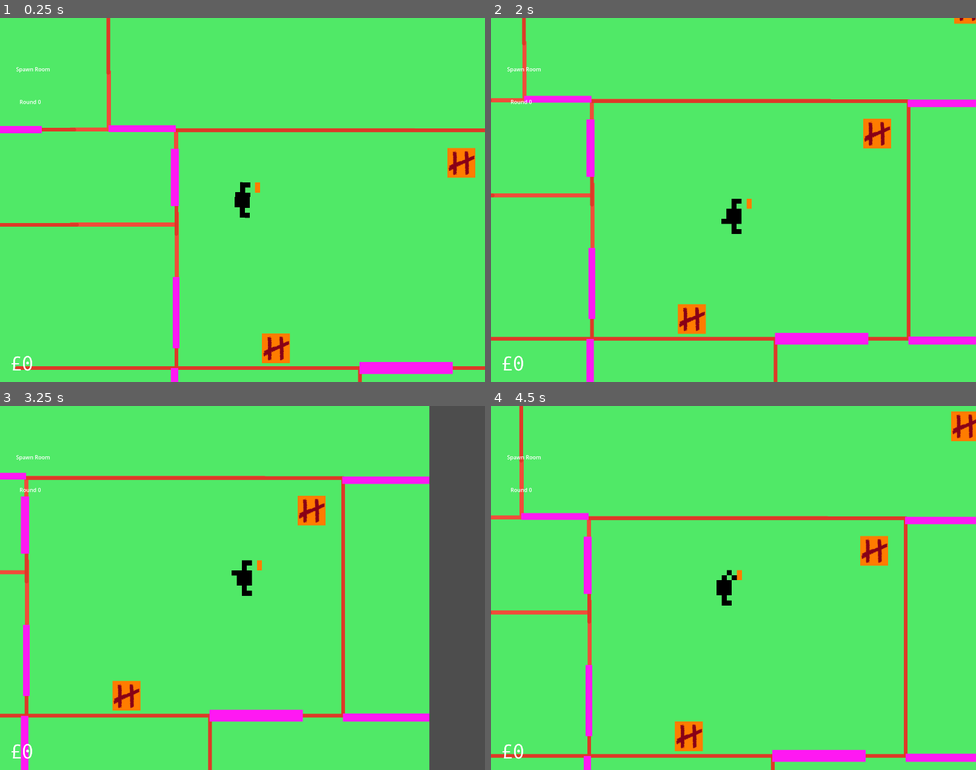
Above: before the commit, frames 1-4 (two rows, left to right).
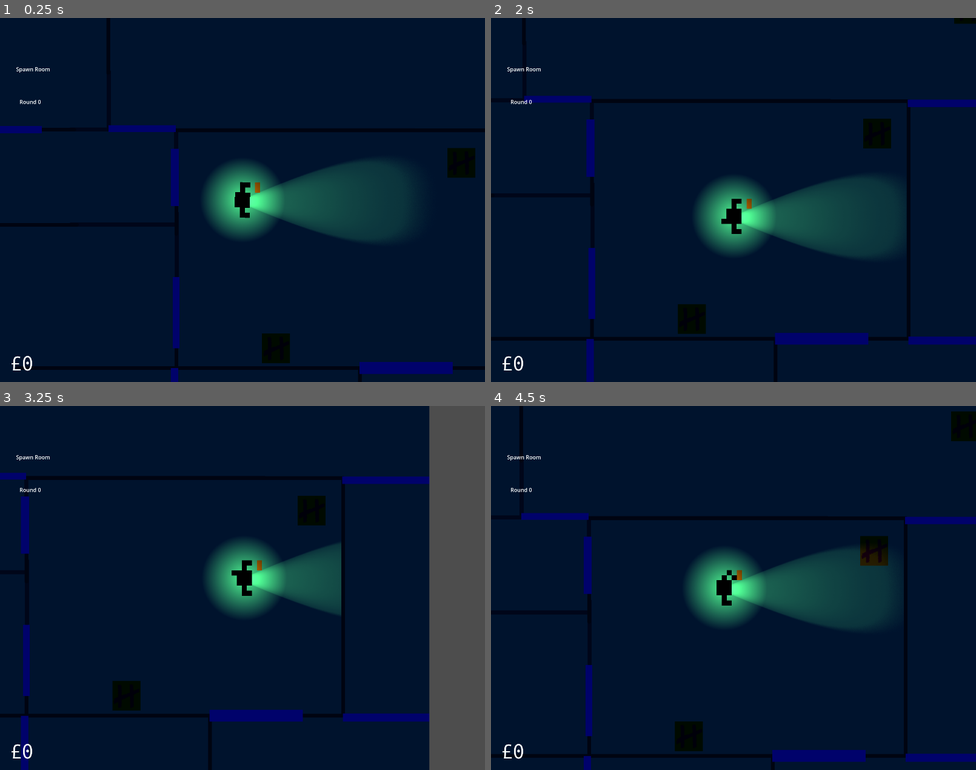
Above: after the commit, the same moments.

Repository: hamzuh/DoubleTap
Game: Godot game, scene res://basescene.tscn
Same seed, same stepped clock (60 frames per second), same inputs: the game is played once before the commit and once after it.
Inputs (mouse positions are in pixels of both pictures, inside the frame that each line leads up to):
- Up to frame 1 (0.25 s): no input
- Up to frame 2 (2 s): tap Enter (ui_accept) at 0.5, 0.77, 1.52 s; move the mouse to (840, 181) at 0.52 s; hold Right (ui_right) 0.53-1.28 s; right-click (840, 181) at 0.6 s; move the mouse to (636, 218) at 1.27 s; hold Down (ui_down) from 1.28 s (still down); click (636, 218) at 1.35 s
- Up to frame 3 (3.25 s): move the mouse to (291, 507) at 2.02 s; release Down (ui_down) at 2.03 s; hold Right (ui_right) 2.03-2.78 s; right-click (291, 507) at 2.1 s; move the mouse to (218, 660) at 2.77 s; hold Up (ui_up) from 2.78 s (still down); click (218, 660) at 2.85 s; tap Enter (ui_accept) at 3.02 s
- Up to frame 4 (4.5 s): move the mouse to (879, 642) at 3.52 s; release Up (ui_up) at 3.53 s; hold Left (ui_left) from 3.53 s (still down); right-click (879, 642) at 3.6 s; tap Enter (ui_accept) at 3.77 s; move the mouse to (588, 533) at 4.27 s; click (588, 533) at 4.35 s

The runs differ from the first frame. In frame 1, 100% of the frame differs, in the area x 0-100%, y 0-100%; in frame 2, 100%; in frame 3, 88%; in frame 4, 100%.
Error in both runs: Invalid access to property or key 'affect_navigation_mesh' on a base object of type 'null instance'. (res://Scripts/level_1.gd:13)

Commit message:
Added lighting effects and bullet tracers.

Diff:
--- a/Entities/Weapon.tscn
+++ b/Entities/Weapon.tscn
@@ -1,11 +1,17 @@
 [gd_scene format=3 uid="uid://d0360nvb08v21"]
 
 [ext_resource type="Script" uid="uid://c6itfcxidb1f5" path="res://Scripts/Weapons/weapon.gd" id="1_6b18g"]
-[ext_resource type="Resource" uid="uid://vkl1ec0pkve3" path="res://Scripts/Weapons/Guns/Pistol.tres" id="2_xrmsp"]
+
+[sub_resource type="Curve" id="Curve_6b18g"]
+_data = [Vector2(0, 0.54706186), 0.0, 0.0, 0, 0, Vector2(1, 1), 0.0, 0.0, 0, 0]
+point_count = 2
+
+[sub_resource type="Gradient" id="Gradient_6b18g"]
+offsets = PackedFloat32Array(0, 0.176, 0.984)
+colors = PackedColorArray(1, 0.4862745, 0, 0, 0.9319993, 0.51266694, 2.3102762e-06, 1, 0.9999998, 0.8988454, 0.44170848, 1)
 
 [node name="Weapon" type="Node2D" unique_id=62659546]
 script = ExtResource("1_6b18g")
-weapon_type = ExtResource("2_xrmsp")
 
 [node name="Sprite2D" type="Sprite2D" parent="." unique_id=1555478833]
 scale = Vector2(15, 15)
@@ -13,3 +19,12 @@
 [node name="AnimationPlayer" type="AnimationPlayer" parent="." unique_id=597323285]
 
 [node name="RayCast2D" type="RayCast2D" parent="." unique_id=1567687769]
+
+[node name="Line2D" type="Line2D" parent="." unique_id=2103399184]
+show_behind_parent = true
+points = PackedVector2Array(0, 0, 0, 50)
+closed = true
+width_curve = SubResource("Curve_6b18g")
+gradient = SubResource("Gradient_6b18g")
+begin_cap_mode = 2
+end_cap_mode = 2
--- a/Entities/player.tscn
+++ b/Entities/player.tscn
@@ -26,6 +26,8 @@
 [ext_resource type="AudioStream" uid="uid://yln8fww8fcs7" path="res://Audio/Player/punch.wav" id="24_g7r2t"]
 [ext_resource type="AudioStream" uid="uid://dlmarqxoc4u8o" path="res://Audio/Player/kick.wav" id="25_x2ley"]
 [ext_resource type="PackedScene" uid="uid://d0360nvb08v21" path="res://Entities/Weapon.tscn" id="26_8qynv"]
+[ext_resource type="Texture2D" uid="uid://c46oujf05mf6" path="res://Art/neutrallight.png" id="27_kksrn"]
+[ext_resource type="Texture2D" uid="uid://dbfo3ovgk4rx" path="res://Art/torch_light.png" id="28_jcafi"]
 
 [sub_resource type="SpriteFrames" id="SpriteFrames_6fhto"]
 animations = [{
@@ -104,7 +106,7 @@
 size = Vector2(69, 51)
 
 [node name="Player" type="CharacterBody2D" unique_id=153121857]
-z_index = 1
+z_index = 2
 texture_filter = 1
 motion_mode = 1
 script = ExtResource("1_dcg4n")
@@ -192,6 +194,15 @@
 
 [node name="Weapon" parent="." unique_id=62659546 instance=ExtResource("26_8qynv")]
 
+[node name="AuraLight" type="PointLight2D" parent="." unique_id=771704844]
+shadow_enabled = true
+texture = ExtResource("27_kksrn")
+
+[node name="Flashlight" type="PointLight2D" parent="." unique_id=902210503]
+shadow_enabled = true
+texture = ExtResource("28_jcafi")
+offset = Vector2(300, 0)
+
 [connection signal="animation_finished" from="PlayerAnimations" to="State Machine/Attack" method="_on_player_animations_animation_finished"]
 [connection signal="animation_finished" from="PlayerAnimations" to="State Machine/Attack2" method="_on_player_animations_animation_finished"]
 [connection signal="animation_finished" from="PlayerAnimations" to="State Machine/Attack3" method="_on_player_animations_animation_finished"]
--- a/Scripts/Player/CharacterBody2D.gd
+++ b/Scripts/Player/CharacterBody2D.gd
@@ -39,6 +39,7 @@
 	state_machine.process_physics(delta)
 	rs_look()
 	if Input.is_action_pressed("shootaction"):
+		speed = 200
 		weapon.fire()
 
 func _process(delta):
@@ -84,5 +85,6 @@
 			spend_money(cost)
 	if Input.is_action_just_released("shootaction"):
 		weapon.releaseTrigger()
+		speed = 300
 	if Input.is_action_just_pressed("Swap Weapon"):
 		weapon.swap()
--- a/Scripts/Weapons/Guns/Pistol.tres
+++ b/Scripts/Weapons/Guns/Pistol.tres
@@ -5,10 +5,10 @@
 
 [resource]
 script = ExtResource("1_d3o64")
-spread = 0.05
-firerate = 1.0
+spread = 0.035
+firerate = 0.7
 reload_speed = 2.0
-damage = 20.0
+damage = 25.0
 knockback = 150.0
 texture = ExtResource("2_0ww15")
 metadata/_custom_type_script = "uid://cuw8gyyfc3ugm"
--- a/Scripts/Weapons/Guns/SMG.tres
+++ b/Scripts/Weapons/Guns/SMG.tres
@@ -5,9 +5,9 @@
 
 [resource]
 script = ExtResource("1_8ujca")
-spread = 0.07
+spread = 0.065
 automatic = true
-firerate = 0.1
+firerate = 0.09
 reload_speed = 5.0
 damage = 10.0
 knockback = 100.0
--- a/Scripts/Weapons/weapon.gd
+++ b/Scripts/Weapons/weapon.gd
@@ -7,6 +7,9 @@
 
 @onready var sprite: Sprite2D = $Sprite2D
 @onready var ray: RayCast2D = $RayCast2D
+
+@onready var tracer: Line2D = $Line2D
+var tracerCooldown: float
 
 var spread: float
 var automatic: bool
@@ -27,11 +30,17 @@
 	automatic = stats.automatic
 	sprite.texture = stats.texture
 
+	tracer.visible = false
+
 	ray.target_position = Vector2(1000, 0)
 
 func _physics_process(delta: float) -> void:
 	if cooldown > 0:
 		cooldown -= delta
+	if tracerCooldown > 0:
+		tracerCooldown -= delta
+	else:
+		tracer.visible = false
 
 func fire():
 	if canFire():
@@ -39,8 +48,13 @@
 		if ray.is_colliding():
 			if ray.get_collider().is_in_group("Enemy"):
 				ray.get_collider().hit(get_parent(), damage, knockback)
-				print("BLAM!")
-				print(ray.get_collider())
+				#print("BLAM!")
+				#print(ray.get_collider())
+			tracer.set_point_position(1, to_local(ray.get_collision_point()))
+		else:
+			tracer.set_point_position(1, ray.target_position)
+		tracer.visible = true
+		tracerCooldown = 0.02
 		cooldown = firerate
 	if not triggerHeld:
 		triggerHeld = true
--- a/Scripts/basescene.gd
+++ b/Scripts/basescene.gd
@@ -6,7 +6,7 @@
 var enemy = preload("res://Entities/followerenemy.tscn")
 # Max amount of enemies allowed on screen at once
 # Figure out how to hold spawning until there's space
-var max_enemies = 25
+var max_enemies = 50
 # Current round, increase zombie health / speed / amount on the map accordingly
 var round = 0
 # Enemies planned for this round
@@ -47,6 +47,8 @@
 
 func _on_round_timer_timeout() -> void:
 	round += 1
+	if round == 3:
+		spawnTimer.wait_time = 1
 	enemies_to_spawn = 5 + (round * 2)
 	round_start.emit(round)
 	spawnTimer.start()
--- a/basescene.tscn
+++ b/basescene.tscn
@@ -22,6 +22,9 @@
 one_shot = true
 autostart = true
 
+[node name="CanvasModulate" type="CanvasModulate" parent="." unique_id=737703000]
+color = Color(0.0012582822, 0.08109655, 0.44087213, 1)
+
 [connection signal="round_end" from="." to="." method="_on_round_end"]
 [connection signal="round_start" from="." to="HUD" method="_on_main_round_start"]
 [connection signal="buy_door" from="Player" to="Level" method="_on_player_buy_door"]
--- a/level1.tscn
+++ b/level1.tscn
@@ -70,33 +70,63 @@
 [sub_resource type="RectangleShape2D" id="RectangleShape2D_6e4cv"]
 size = Vector2(33, 286)
 
+[sub_resource type="OccluderPolygon2D" id="OccluderPolygon2D_ycv2e"]
+polygon = PackedVector2Array(-213, -152, -213, 18, -189, 18, -189, -152)
+
 [sub_resource type="RectangleShape2D" id="RectangleShape2D_hx44q"]
 size = Vector2(287, 29)
 
+[sub_resource type="OccluderPolygon2D" id="OccluderPolygon2D_c5gc3"]
+polygon = PackedVector2Array(-855, -220, -855, -198, -596, -198, -596, -220)
+
 [sub_resource type="RectangleShape2D" id="RectangleShape2D_n8vhr"]
 size = Vector2(26, 264)
 
+[sub_resource type="OccluderPolygon2D" id="OccluderPolygon2D_6e4cv"]
+polygon = PackedVector2Array(-207, 229, -207, 440, -187, 440, -187, 229)
+
 [sub_resource type="RectangleShape2D" id="RectangleShape2D_eqrsh"]
 size = Vector2(374, 42)
 
+[sub_resource type="OccluderPolygon2D" id="OccluderPolygon2D_uuy0h"]
+polygon = PackedVector2Array(347, 481, 347, 516, 624, 516, 624, 481)
+
 [sub_resource type="RectangleShape2D" id="RectangleShape2D_3l65w"]
 size = Vector2(334.5, 30)
 
+[sub_resource type="OccluderPolygon2D" id="OccluderPolygon2D_52iny"]
+polygon = PackedVector2Array(-29, -758, -29, -736, 292, -736, 292, -758)
+
 [sub_resource type="RectangleShape2D" id="RectangleShape2D_rjtee"]
 size = Vector2(272, 32)
 
+[sub_resource type="OccluderPolygon2D" id="OccluderPolygon2D_nxqqj"]
+polygon = PackedVector2Array(760, -760, 760, -734, 1000, -734, 1000, -760)
+
 [sub_resource type="RectangleShape2D" id="RectangleShape2D_1idop"]
 size = Vector2(268, 30)
 
+[sub_resource type="OccluderPolygon2D" id="OccluderPolygon2D_7nyxr"]
+polygon = PackedVector2Array(741, -211, 741, -189, 1000, -189, 1000, -211)
+
 [sub_resource type="RectangleShape2D" id="RectangleShape2D_beq0j"]
 size = Vector2(264, 29)
 
+[sub_resource type="OccluderPolygon2D" id="OccluderPolygon2D_43lh3"]
+polygon = PackedVector2Array(743, 492, 743, 516, 1000, 516, 1000, 492)
+
 [sub_resource type="RectangleShape2D" id="RectangleShape2D_nauge"]
 size = Vector2(35, 305)
 
+[sub_resource type="OccluderPolygon2D" id="OccluderPolygon2D_5le63"]
+polygon = PackedVector2Array(-213, 499, -213, 796, -191, 796, -191, 499)
+
 [sub_resource type="RectangleShape2D" id="RectangleShape2D_ycv2e"]
 size = Vector2(208, 24)
 
+[sub_resource type="OccluderPolygon2D" id="OccluderPolygon2D_pieet"]
+polygon = PackedVector2Array(-398, -222, -398, -202, -198, -202, -198, -222)
+
 [sub_resource type="RectangleShape2D" id="RectangleShape2D_c5gc3"]
 size = Vector2(113, 127)
 
@@ -126,6 +156,27 @@
 
 [sub_resource type="RectangleShape2D" id="RectangleShape2D_xm42n"]
 size = Vector2(148, 91.5)
+
+[sub_resource type="OccluderPolygon2D" id="OccluderPolygon2D_n8vhr"]
+polygon = PackedVector2Array(-203, -146, -192, -145, -190, -199, 738, -200, 738, 491, 615, 494, 615, 504, 748, 504, 750, -210, -204, -213)
+
+[sub_resource type="OccluderPolygon2D" id="OccluderPolygon2D_eqrsh"]
+polygon = PackedVector2Array(354, 722, 353, 494, -191, 495, -191, 432, -202, 432, -202, 492, -675, 494, -675, 506, 343, 506, 343, 725)
+
+[sub_resource type="OccluderPolygon2D" id="OccluderPolygon2D_3l65w"]
+polygon = PackedVector2Array(-189, 11, -188, 233, -201, 233, -203, 83, -1000, 81, -999, 69, -859, 67, -859, -200, -1003, -201, -1003, -212, -846, -212, -847, 68, -200, 69, -200, 12)
+
+[sub_resource type="OccluderPolygon2D" id="OccluderPolygon2D_rjtee"]
+polygon = PackedVector2Array(-600, -201, -391, -202, -392, -1002, -405, -1000, -404, -213, -600, -211)
+
+[sub_resource type="OccluderPolygon2D" id="OccluderPolygon2D_1idop"]
+polygon = PackedVector2Array(-22, -999, -22, -745, -32, -744, -32, -1005)
+
+[sub_resource type="OccluderPolygon2D" id="OccluderPolygon2D_beq0j"]
+polygon = PackedVector2Array(286, -750, 286, -739, 764, -739, 764, -750)
+
+[sub_resource type="OccluderPolygon2D" id="OccluderPolygon2D_nauge"]
+polygon = PackedVector2Array(-208, 795, -199, 795, -199, 1003, -209, 1002)
 
 [node name="Level" type="StaticBody2D" unique_id=2119496087 groups=["World"]]
 script = ExtResource("1_dopym")
@@ -291,6 +342,9 @@
 position = Vector2(-198.5, -69)
 shape = SubResource("RectangleShape2D_6e4cv")
 
+[node name="door1occluder" type="LightOccluder2D" parent="Doors/StaticBody2D" unique_id=608952038]
+occluder = SubResource("OccluderPolygon2D_ycv2e")
+
 [node name="StaticBody2D2" type="StaticBody2D" parent="Doors" unique_id=2086514660]
 
 [node name="Door2" type="Sprite2D" parent="Doors/StaticBody2D2" unique_id=353876353]
@@ -300,6 +354,9 @@
 position = Vector2(-728.5, -208.5)
 shape = SubResource("RectangleShape2D_hx44q")
 
+[node name="door2occluder" type="LightOccluder2D" parent="Doors/StaticBody2D2" unique_id=446799900]
+occluder = SubResource("OccluderPolygon2D_c5gc3")
+
 [node name="StaticBody2D3" type="StaticBody2D" parent="Doors" unique_id=96058988]
 
 [node name="Door3" type="Sprite2D" parent="Doors/StaticBody2D3" unique_id=1459387635]
@@ -309,6 +366,9 @@
 position = Vector2(-197, 327)
 shape = SubResource("RectangleShape2D_n8vhr")
 
+[node name="door3occluder" type="LightOccluder2D" parent="Doors/StaticBody2D3" unique_id=2059486298]
+occluder = SubResource("OccluderPolygon2D_6e4cv")
+
 [node name="StaticBody2D4" type="StaticBody2D" parent="Doors" unique_id=604721082]
 
 [node name="Door4" type="Sprite2D" parent="Doors/StaticBody2D4" unique_id=1244556098]
@@ -318,6 +378,9 @@
 position = Vector2(482, 499)
 shape = SubResource("RectangleShape2D_eqrsh")
 
+[node name="door4occluder" type="LightOccluder2D" parent="Doors/StaticBody2D4" unique_id=1621987619]
+occluder = SubResource("OccluderPolygon2D_uuy0h")
+
 [node name="StaticBody2D5" type="StaticBody2D" parent="Doors" unique_id=1765981129]
 
 [node name="Door5" type="Sprite2D" parent="Doors/StaticBody2D5" unique_id=1769580272]
@@ -327,6 +390,9 @@
 position = Vector2(132.75, -748)
 shape = SubResource("RectangleShape2D_3l65w")
 
+[node name="door5occluder" type="LightOccluder2D" parent="Doors/StaticBody2D5" unique_id=511525425]
+occluder = SubResource("OccluderPolygon2D_52iny")
+
 [node name="Door6" type="Sprite2D" parent="Doors/StaticBody2D5" unique_id=1215936935]
 texture = ExtResource("8_1idop")
 
@@ -334,6 +400,9 @@
 position = Vector2(870, -747)
 shape = SubResource("RectangleShape2D_rjtee")
 
+[node name="door6occluder" type="LightOccluder2D" parent="Doors/StaticBody2D5" unique_id=821191869]
+occluder = SubResource("OccluderPolygon2D_nxqqj")
+
 [node name="StaticBody2D7" type="StaticBody2D" parent="Doors" unique_id=1283400433]
 
 [node name="Door7" type="Sprite2D" parent="Doors/StaticBody2D7" unique_id=250428723]
@@ -343,6 +412,9 @@
 position = Vector2(874, -201)
 shape = SubResource("RectangleShape2D_1idop")
 
+[node name="door7occluder" type="LightOccluder2D" parent="Doors/StaticBody2D7" unique_id=340509709]
+occluder = SubResource("OccluderPolygon2D_7nyxr")
+
 [node name="StaticBody2D8" type="StaticBody2D" parent="Doors" unique_id=127230257]
 
 [node name="Door8" type="Sprite2D" parent="Doors/StaticBody2D8" unique_id=1998201932]
@@ -352,6 +424,9 @@
 position = Vector2(872, 503.5)
 shape = SubResource("RectangleShape2D_beq0j")
 
+[node name="door8occluder" type="LightOccluder2D" parent="Doors/StaticBody2D8" unique_id=439420291]
+occluder = SubResource("OccluderPolygon2D_43lh3")
+
 [node name="StaticBody2D9" type="StaticBody2D" parent="Doors" unique_id=1129238423]
 
 [node name="Door9" type="Sprite2D" parent="Doors/StaticBody2D9" unique_id=392482927]
@@ -361,6 +436,9 @@
 position = Vector2(-202.5, 651.5)
 shape = SubResource("RectangleShape2D_nauge")
 
+[node name="door9occluder" type="LightOccluder2D" parent="Doors/StaticBody2D9" unique_id=1140734237]
+occluder = SubResource("OccluderPolygon2D_5le63")
+
 [node name="StaticBody2D10" type="StaticBody2D" parent="Doors" unique_id=389376344]
 
 [node name="Door10" type="Sprite2D" parent="Doors/StaticBody2D10" unique_id=550086392]
@@ -370,6 +448,9 @@
 position = Vector2(-300, -212)
 shape = SubResource("RectangleShape2D_ycv2e")
 
+[node name="door10occluder" type="LightOccluder2D" parent="Doors/StaticBody2D10" unique_id=1377774559]
+occluder = SubResource("OccluderPolygon2D_pieet")
+
 [node name="DoorBuyable" type="Area2D" parent="." unique_id=1852761078]
 
 [node name="db1" type="CollisionShape2D" parent="DoorBuyable" unique_id=1998706202]
@@ -478,6 +559,29 @@
 
 [node name="CollisionPolygon2D" type="CollisionPolygon2D" parent="Rooms/Surprise!" unique_id=2128569668]
 polygon = PackedVector2Array(-396, -211, -401, -1012, -1004, -1002, -1005, -210)
+
+[node name="Occluders" type="Node2D" parent="." unique_id=485288751]
+
+[node name="LightOccluder2D" type="LightOccluder2D" parent="Occluders" unique_id=19952467]
+occluder = SubResource("OccluderPolygon2D_n8vhr")
+
+[node name="LightOccluder2D2" type="LightOccluder2D" parent="Occluders" unique_id=818141213]
+occluder = SubResource("OccluderPolygon2D_eqrsh")
+
+[node name="LightOccluder2D3" type="LightOccluder2D" parent="Occluders" unique_id=2057646898]
+occluder = SubResource("OccluderPolygon2D_3l65w")
+
+[node name="LightOccluder2D4" type="LightOccluder2D" parent="Occluders" unique_id=391875466]
+occluder = SubResource("OccluderPolygon2D_rjtee")
+
+[node name="LightOccluder2D5" type="LightOccluder2D" parent="Occluders" unique_id=283465156]
+occluder = SubResource("OccluderPolygon2D_1idop")
+
+[node name="LightOccluder2D6" type="LightOccluder2D" parent="Occluders" unique_id=1321534787]
+occluder = SubResource("OccluderPolygon2D_beq0j")
+
+[node name="LightOccluder2D7" type="LightOccluder2D" parent="Occluders" unique_id=305070264]
+occluder = SubResource("OccluderPolygon2D_nauge")
 
 [connection signal="body_shape_entered" from="DoorBuyable" to="." method="_on_door_buyable_body_shape_entered"]
 [connection signal="body_shape_exited" from="DoorBuyable" to="." method="_on_door_buyable_body_shape_exited"]
Binary file added: Art/neutrallight.png
Not shown, added: Art/neutrallight.png.import
Binary file added: Art/torch_light.png
Not shown, added: Art/torch_light.png.import
Not shown, changed: readme.txt
Not shown, added: .DS_Store
